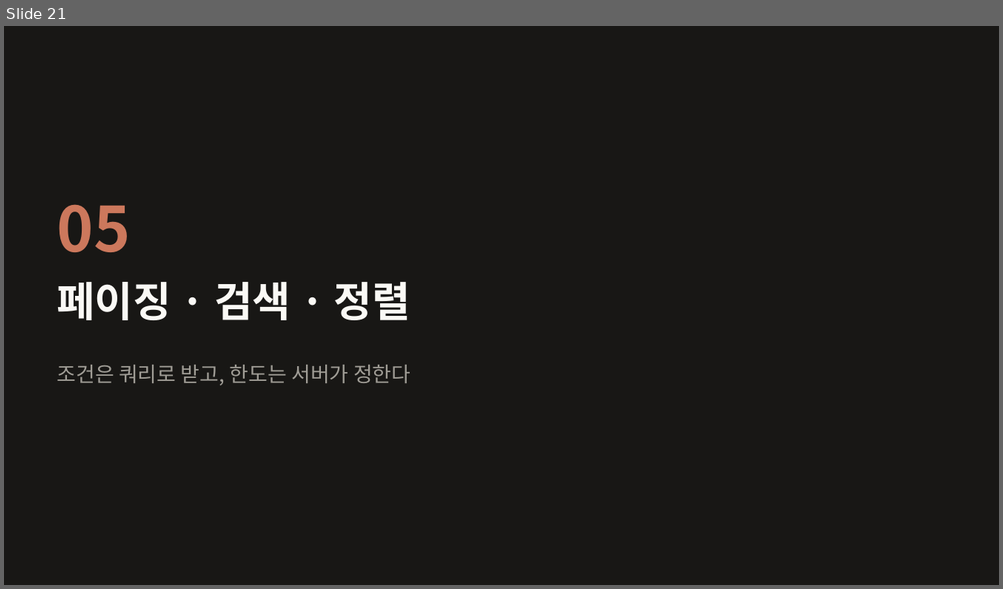
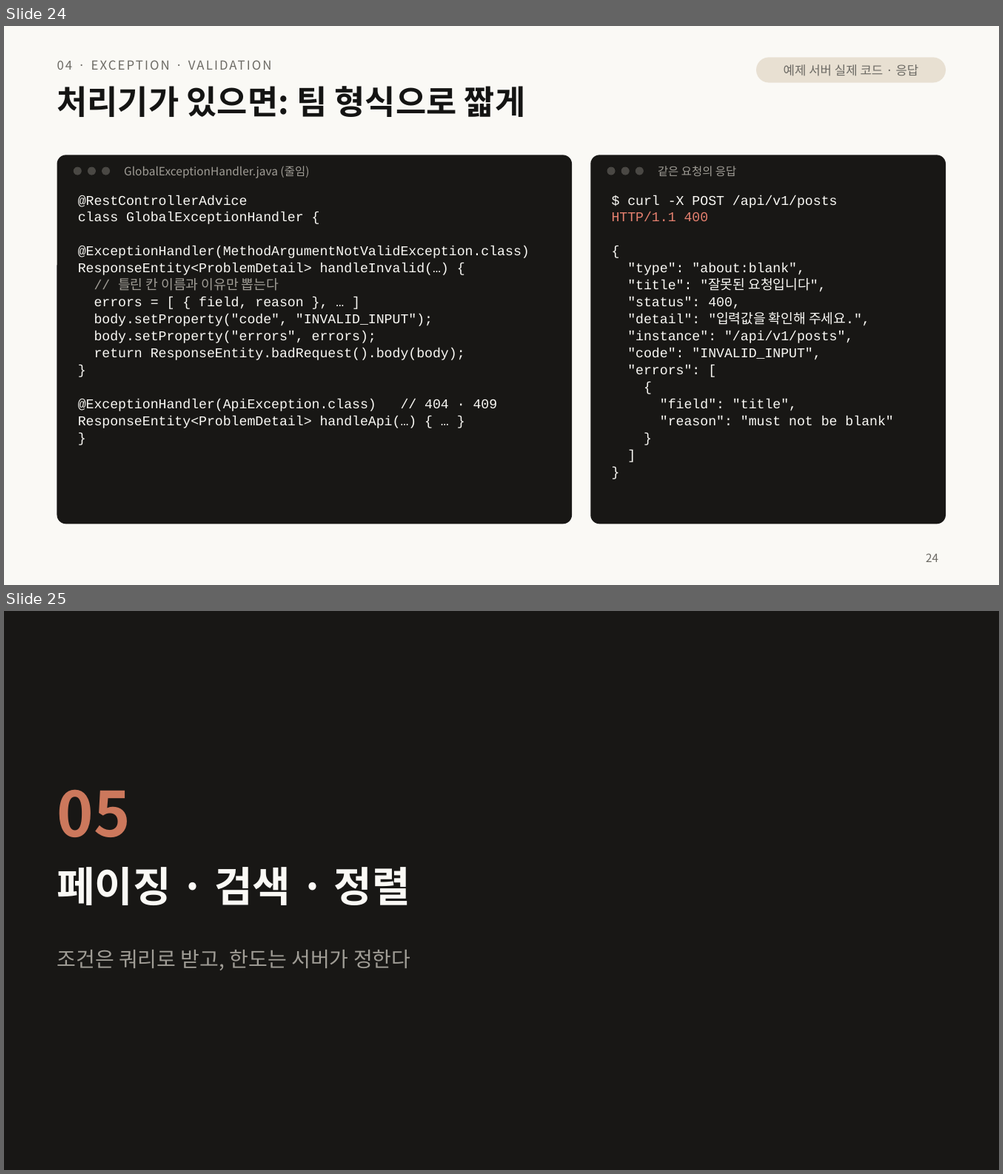
Before and after one commit to home-blog/docs-RESTful, a slide deck: 발표/RESTful-API-설계.pptx. Shown one above the other, each under a label of ours: slide 21 before the commit, slides 24 and 25 after it. The pictures are 1003x589 and 1003x1174 pixels, drawn with LibreOffice and Linux fonts; fonts in the diff are those of the drawing. Boxes give left, top, right and bottom in pixels: in the first picture for what was removed or moved away, otherwise in the second. Text is boxed around its words. In the diff, an @@ line names an element or a change of style, - is before the commit and + after.

```diff
--- a/발표/RESTful-API-설계.pptx
+++ b/발표/RESTful-API-설계.pptx
@@ slide 24 added at [4, 26, 999, 585], background #FAF9F5 @@
@@ text added at [57, 57, 728, 80], 12 pt, text #6C6A64 @@
+04 · EXCEPTION · VALIDATION
@@ rounded rectangle added at [756, 57, 945, 83], fill #E8E0D2 @@
@@ text added at [783, 64, 919, 76], 12 pt, text #6C6A64 @@
+예제 서버 실제 코드 · 응답
@@ title added at [57, 86, 525, 117], 32 pt, text #141413, bold @@
+처리기가 있으면: 팀 형식으로 짧게
@@ rounded rectangle added at [57, 155, 572, 525], fill #181715 @@
@@ rounded rectangle added at [590, 155, 945, 525], fill #181715 @@
@@ ellipse added at [74, 167, 82, 175], fill #4A4844 @@
@@ ellipse added at [88, 167, 96, 175], fill #4A4844 @@
@@ ellipse added at [102, 167, 110, 175], fill #4A4844 @@
@@ text added at [124, 166, 309, 178], 11 pt, text #A09D96 @@
+GlobalExceptionHandler.java (줄임)
@@ ellipse added at [607, 167, 615, 175], fill #4A4844 @@
@@ ellipse added at [621, 167, 629, 175], fill #4A4844 @@
@@ ellipse added at [635, 167, 643, 175], fill #4A4844 @@
@@ text added at [657, 166, 736, 176], 11 pt, text #A09D96 @@
+같은 요청의 응답
@@ text added at [78, 195, 529, 429], 13 pt, text #FAF9F5 @@
+@RestControllerAdvice
+class GlobalExceptionHandler {
+@ExceptionHandler(MethodArgumentNotValidException.class)
+ResponseEntity<ProblemDetail> handleInvalid(…) {
+// 틀린 칸 이름과 이유만 뽑는다
+errors = [ { field, reason }, … ]
+body.setProperty("code", "INVALID_INPUT");
+body.setProperty("errors", errors);
+return ResponseEntity.badRequest().body(body);
+}
+@ExceptionHandler(ApiException.class) // 404 · 409
+ResponseEntity<ProblemDetail> handleApi(…) { … }
+}
@@ text added at [612, 195, 893, 426], 13 pt, text #FAF9F5 @@
+$ curl -X POST /api/v1/posts
+HTTP/1.1 400
+{
+"type": "about:blank",
+"title": "잘못된 요청입니다",
+"status": 400,
+"detail": "입력값을 확인해 주세요.",
+"instance": "/api/v1/posts",
+"code": "INVALID_INPUT",
+"errors": [
+{
+"field": "title",
+"reason": "must not be blank"
+}
+]
+}
@@ page number added at [925, 554, 938, 562], 11 pt, text #6C6A64 @@
+24
@@ what was slide 21 is now slide 25 @@
```
Also in this commit, not shown: 4 slides changed, 3 other slides added, 1 slide removed, 3 other files.
